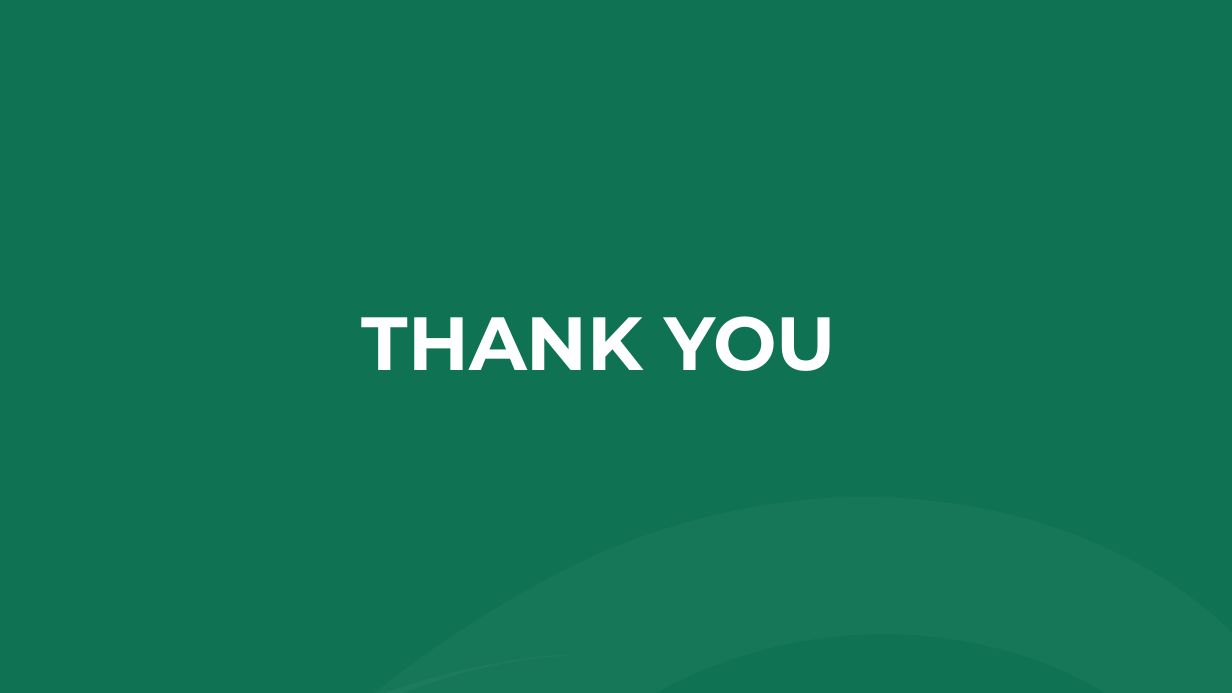
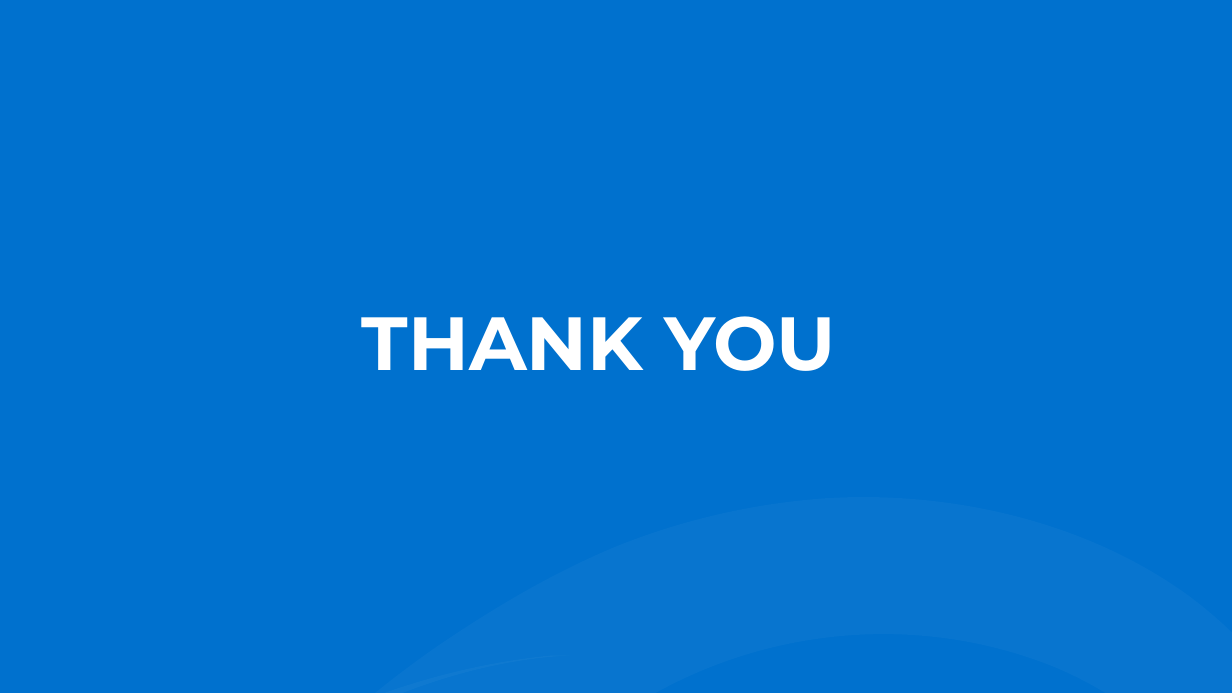
Before and after one commit to passat05/retail-data-analysis, a slide deck: slide 10 of ThoiTV_Retail_Data_Analysis.pptx. Drawn at 1232x693 pixels with LibreOffice and Linux fonts; fonts in the diff are those of the drawing. Boxes give left, top, right and bottom in pixels: in the first picture for what was removed or moved away, otherwise in the second. Text is boxed around its words. In the diff, an @@ line names an element or a change of style, - is before the commit and + after.

```diff
--- a/ThoiTV_Retail_Data_Analysis.pptx
+++ b/ThoiTV_Retail_Data_Analysis.pptx
@@ rectangle at (0, 0, 1232, 692): fill #0F7353 to #0071CE @@
```
Also in this commit, not shown: 8 other slides changed.
